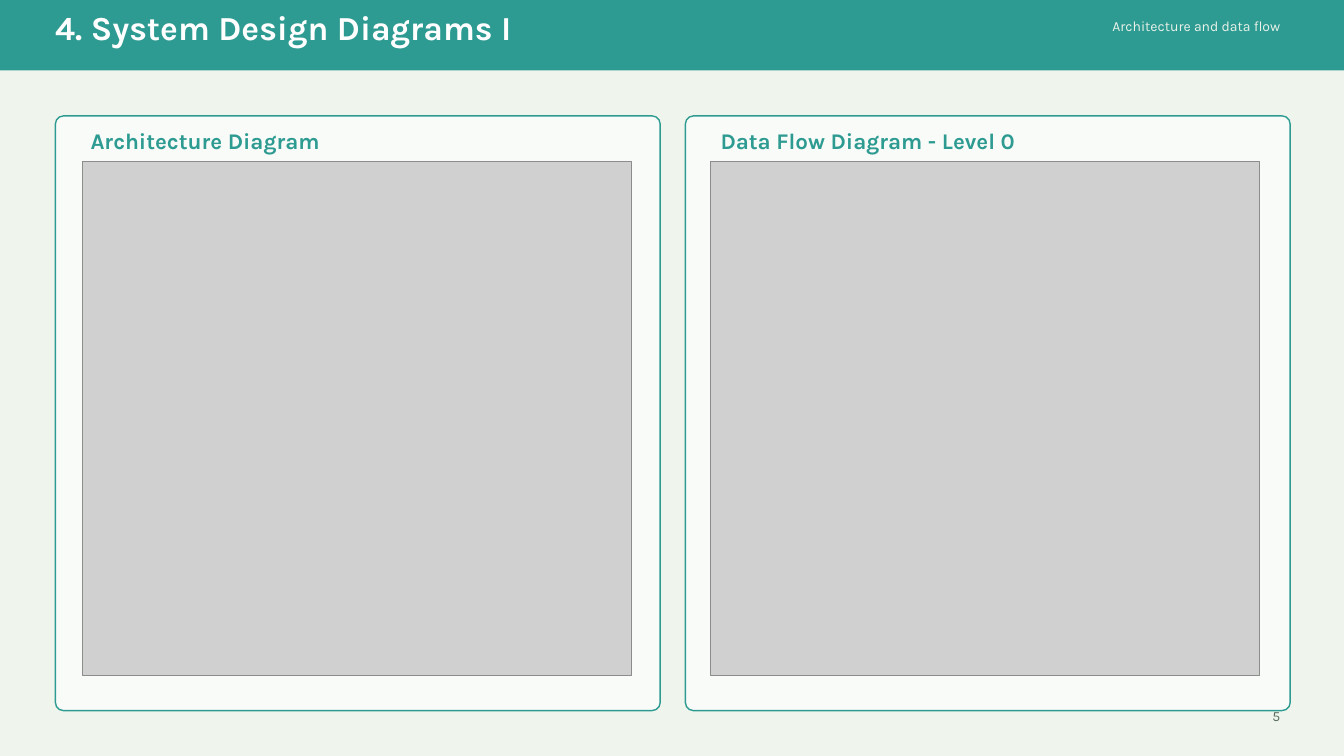
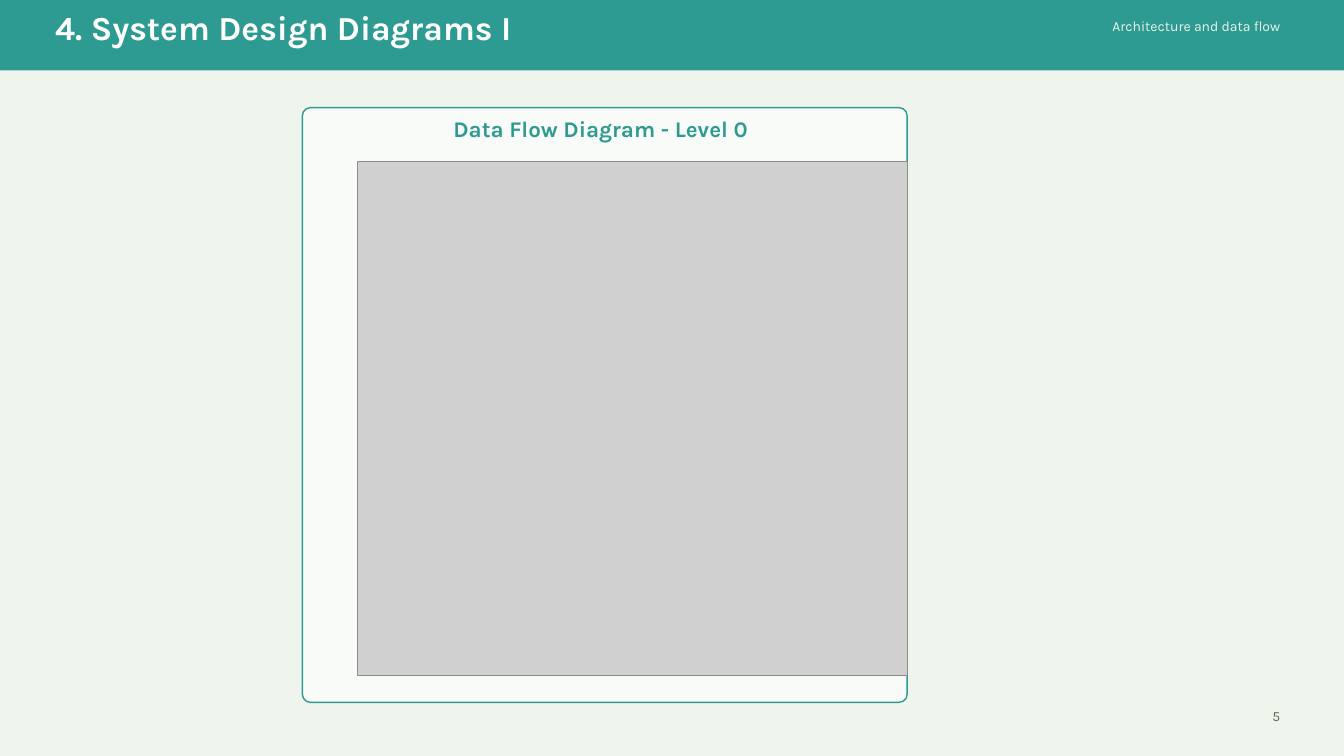
Before and after one commit to Robert837-sys/kenya-road-safety-project, a slide deck: slide 5 of report/Kenya_Road_Accident_Analytics_10_Slide_Deck_with_Members.pptx. Drawn at 1344x756 pixels with LibreOffice and Linux fonts; fonts in the diff are those of the drawing; grey boxes stand for pictures. Boxes give left, top, right and bottom in pixels: in the first picture for what was removed or moved away, otherwise in the second. Text is boxed around its words. In the diff, an @@ line names an element or a change of style, - is before the commit and + after.

```diff
--- a/report/Kenya_Road_Accident_Analytics_10_Slide_Deck_with_Members.pptx
+++ b/report/Kenya_Road_Accident_Analytics_10_Slide_Deck_with_Members.pptx
@@ rounded rectangle removed at (x1=55, y1=116, x2=660, y2=711) @@
@@ rounded rectangle moved from (x1=686, y1=116, x2=1291, y2=711) to (x1=302, y1=108, x2=907, y2=703) @@
@@ text "Data Flow Diagram - Level ..." moved from (x1=721, y1=133, x2=1015, y2=155) to (x1=453, y1=121, x2=748, y2=143) @@
@@ text removed at (x1=91, y1=133, x2=320, y2=155) @@
-Architecture Diagram
@@ picture removed at (x1=83, y1=161, x2=632, y2=676) @@
@@ picture moved from (x1=711, y1=161, x2=1260, y2=676) to (x1=358, y1=161, x2=907, y2=676) @@
```
Also in this commit, not shown: 3 other slides changed.
